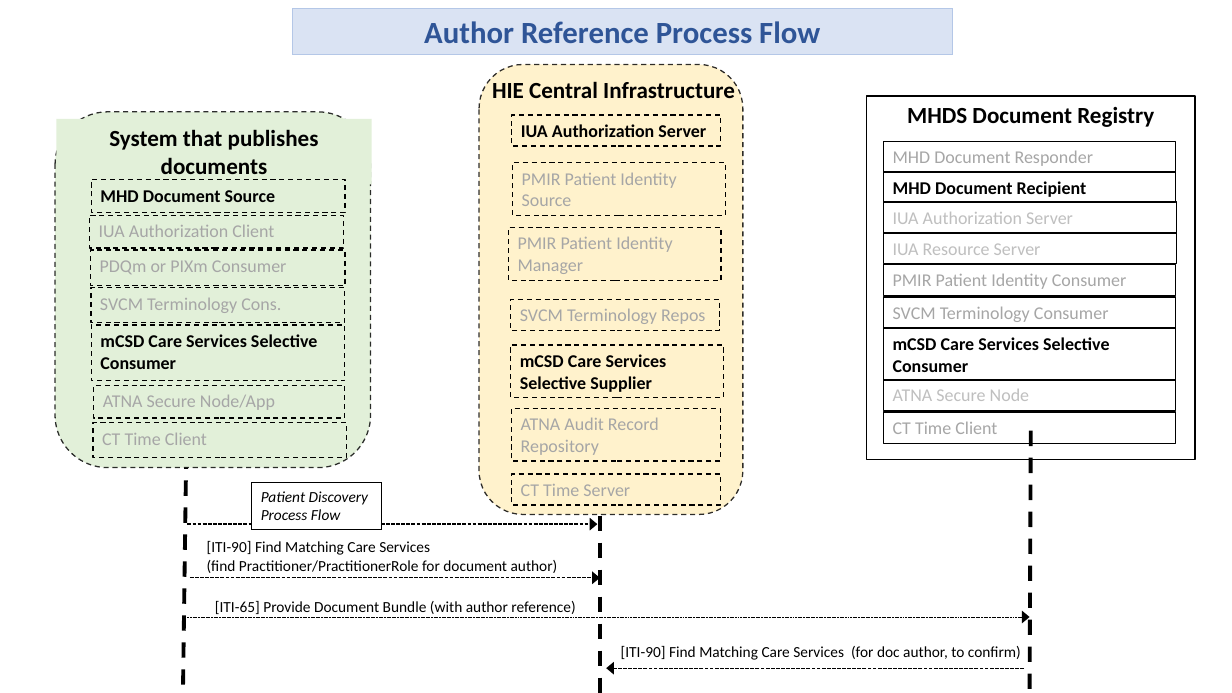
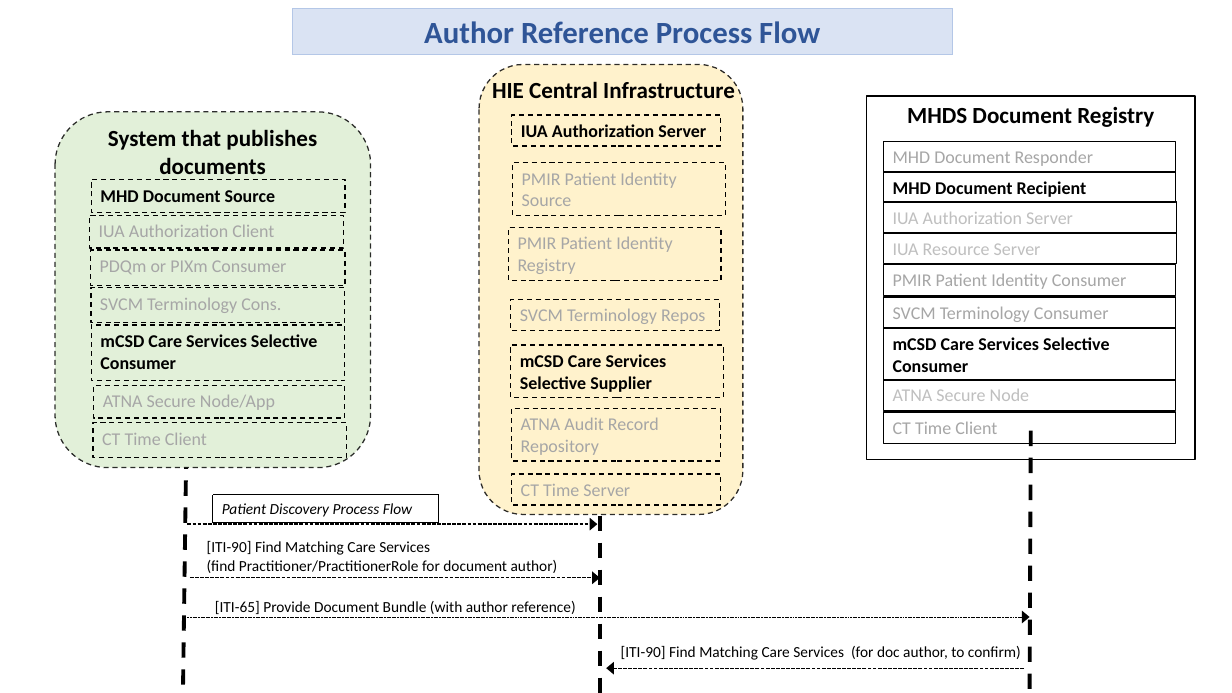
Before and after one commit to IHE/ITI.MHDS, a slide deck: slide 11 of input/images-source/Diagrams.pptx. Drawn at 1232x693 pixels with LibreOffice and Linux fonts; fonts in the diff are those of the drawing. Boxes give left, top, right and bottom in pixels: in the first picture for what was removed or moved away, otherwise in the second. Text is boxed around its words. In the diff, an @@ line names an element or a change of style, - is before the commit and + after.

```diff
--- a/input/images-source/Diagrams.pptx
+++ b/input/images-source/Diagrams.pptx
@@ rounded rectangle at (x1=55, y1=112, x2=371, y2=468): proportions changed @@
@@ text in rectangle at (x1=518, y1=237, x2=672, y2=274): text changed @@
-PMIR Patient Identity Manager
+PMIR Patient Identity Registry
@@ rectangle "Patient Discovery Process Flow" resized from (x1=251, y1=482, x2=381, y2=529) to (x1=213, y1=494, x2=438, y2=522) @@
@@ text in rectangle at (x1=222, y1=503, x2=412, y2=517): text changed @@
-Patient Discovery
-Process Flow
+Patient Discovery Process Flow
```
Also in this commit, not shown: 6 other slides changed, 22 other files.
